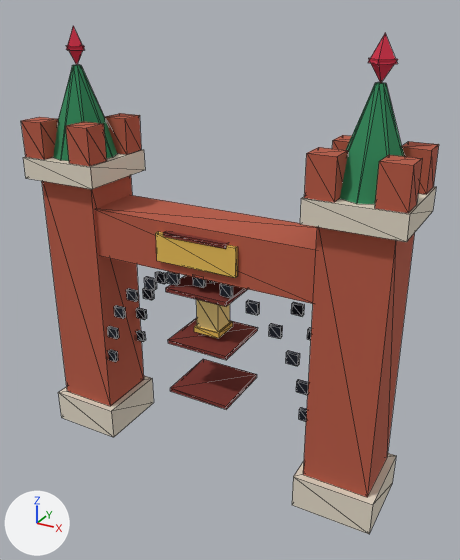
The glTF model public/assets/bld/bld_garden_gate.glb as it was, and as the next commit left it.
One viewpoint serves both versions: a 50 mm camera at (4.1, -6.97, 6.41) aimed at (0.24, 0.05, 2.9). The lights are fixed; the arrows at lower left show +X, +Y and +Z. The older version comes first. Mesh edges are drawn as thin lines. Where no turn or scale is listed for an object, it has been applied to the vertices. Vertices at exactly the same position are counted once.

Objects in the first picture: 'bld_garden_gate'.
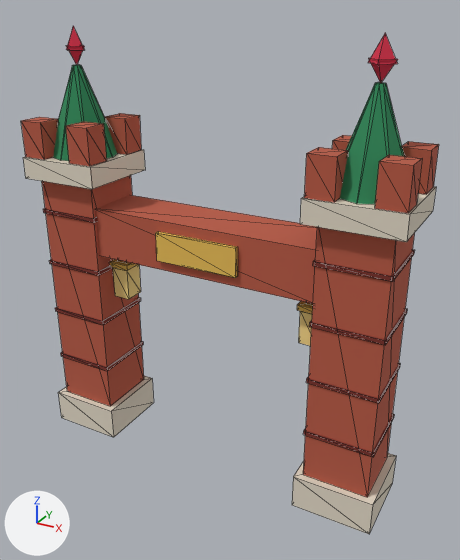
The change, as a list of edits to the scene's bpy script:
```text
Change me_bld_garden_gate:
    used by ob_bld_garden_gate; location = (0.0, 0.0, 3.05)
    remove me_bld_garden_gate.from_pydata(...)  # 452 vertices, 680 faces; spans x -2.7..2.7, y -0.6..0.6, z -3.05..3.05
    add me_bld_garden_gate.from_pydata(...)  # 292 vertices, 440 faces; spans x -2.7..2.7, y -0.6..0.6, z -3.05..3.05
    me_bld_garden_gate part 1: a new loose piece, a box spanning x -2.57..-1.63, y -0.47..0.47, z -1.88..-1.82, in mat_palette (picture img_palette_atlas)
    me_bld_garden_gate part 2: a new loose piece, a box spanning x -2.57..-1.63, y -0.47..0.47, z -1.08..-1.02, in mat_palette (picture img_palette_atlas)
    me_bld_garden_gate part 3: a new loose piece, a box spanning x -2.57..-1.63, y -0.47..0.47, z -0.28..-0.22, in mat_palette (picture img_palette_atlas)
    me_bld_garden_gate part 4: the loose piece of 8 vertices spanning x -0.47..0.47, y -0.47..0.47, z 0.52..0.58 is moved by (-2.1, 0.0, 0.0)
    me_bld_garden_gate part 5: a new loose piece, a box spanning x 1.63..2.57, y -0.47..0.47, z -1.88..-1.82, in mat_palette (picture img_palette_atlas)
    me_bld_garden_gate part 6: a new loose piece, a box spanning x 1.63..2.57, y -0.47..0.47, z -1.08..-1.02, in mat_palette (picture img_palette_atlas)
    me_bld_garden_gate part 7: a new loose piece, a box spanning x 1.63..2.57, y -0.47..0.47, z -0.28..-0.22, in mat_palette (picture img_palette_atlas)
    me_bld_garden_gate part 8: a new loose piece, a box spanning x 1.63..2.57, y -0.47..0.47, z 0.52..0.58, in mat_palette (picture img_palette_atlas)
    me_bld_garden_gate part 9: a new loose piece, a box spanning x -1.63..-1.37, y -0.15..0.15, z -0.73..-0.27, in mat_palette (picture img_palette_atlas)
    me_bld_garden_gate part 10: a new loose piece, a box spanning x -1.66..-1.34, y -0.18..0.18, z -0.25..-0.17, in mat_palette (picture img_palette_atlas)
    me_bld_garden_gate part 11: a new loose piece, a box spanning x 1.37..1.63, y -0.15..0.15, z -0.73..-0.27, in mat_palette (picture img_palette_atlas)
    me_bld_garden_gate part 12: a new loose piece, a box spanning x 1.34..1.66, y -0.18..0.18, z -0.25..-0.17, in mat_palette (picture img_palette_atlas)
    me_bld_garden_gate part 13: 33 loose pieces with 264 vertices, spanning x -1.68..1.68, y -0.47..0.47, z -1.88..0.03, are deleted
    other edits to the shape of me_bld_garden_gate do not show in these pictures
```

Boxes (x1, y1, x2, y2) around the edits, measured in the pictures (460 x 560 px; the box of a moved part takes in the faces that stretch with it):
part 1 of me_bld_garden_gate, added: after (61, 341, 143, 371)
part 2 of me_bld_garden_gate, added: after (55, 298, 141, 325)
part 3 of me_bld_garden_gate, added: after (49, 260, 113, 276)
part 4 of me_bld_garden_gate, moved or reshaped: before (163, 231, 229, 249); after (43, 209, 97, 223)
part 5 of me_bld_garden_gate, added: after (303, 414, 394, 457)
part 6 of me_bld_garden_gate, added: after (306, 363, 400, 403)
part 7 of me_bld_garden_gate, added (red): after (309, 309, 407, 345)
part 8 of me_bld_garden_gate, added (brown): after (313, 250, 414, 282)
part 9 of me_bld_garden_gate, added (brown): after (113, 265, 141, 299)
part 10 of me_bld_garden_gate, added: after (110, 259, 138, 271)
part 11 of me_bld_garden_gate, added: after (299, 311, 312, 346)
part 12 of me_bld_garden_gate, added (mostly hidden): after (297, 301, 313, 314)
part 13 of me_bld_garden_gate, deleted (red): before (107, 271, 311, 422)
